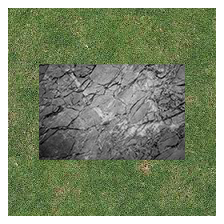
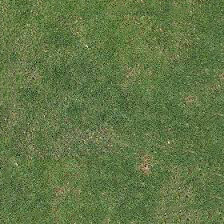
Comparing the layer stacks of the two 224×224 images. Changes:
removed layer "pedra" over 39, 64, 185, 160
removed layer "Plano de Fundo" over 0, 0, 224, 224
